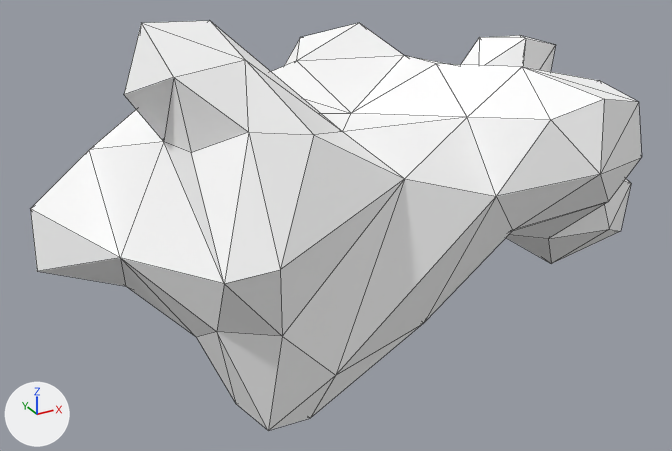
The Blender file Assets/Models/Environment/mcfunky_cloud_collection/Cloud 09 decimate.blend, before and after one commit.
Camera for both pictures: a 50 mm camera at (-0.917, -1.834, 0.769) aimed at (0.043, -0.087, -0.104). Arrows for +X, +Y and +Z are at lower left; the lights stay in place. Mesh edges are drawn as thin lines.

The older version as bpy lines, for what is in view:
```python
me_untitled_006 = bpy.data.meshes.new('Untitled.006')
me_untitled_006.from_pydata(...)  # 357 vertices, 710 faces; spans x -0.625..0.807, y -0.549..0.417, z -0.425..0.427
me_untitled_006.materials.append(mat_cloud_material_006)  # its picture is missing
ob_cloud_9 = bpy.data.objects.new('cloud_9', me_untitled_006)
ob_cloud_9.location = (0.0, 0.0, 0.0)
_m = ob_cloud_9.modifiers.new('Decimate', 'DECIMATE')
_m.ratio = 0.3
```
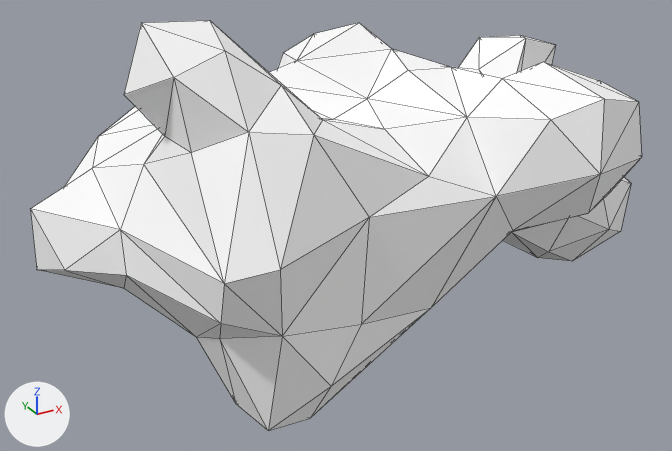
Where the change shows, as pixel boxes (x1, y1, x2, y2) in the pictures (672 x 451 px):
'cloud_9', modifiers changed: (31, 21, 642, 430) in both

Edits to the bpy script that builds the scene:
```text
Change ob_cloud_9:
    where _m = ob_cloud_9.modifiers.new('Decimate', 'DECIMATE')
    _m.ratio: 0.3 -> 0.4
```
